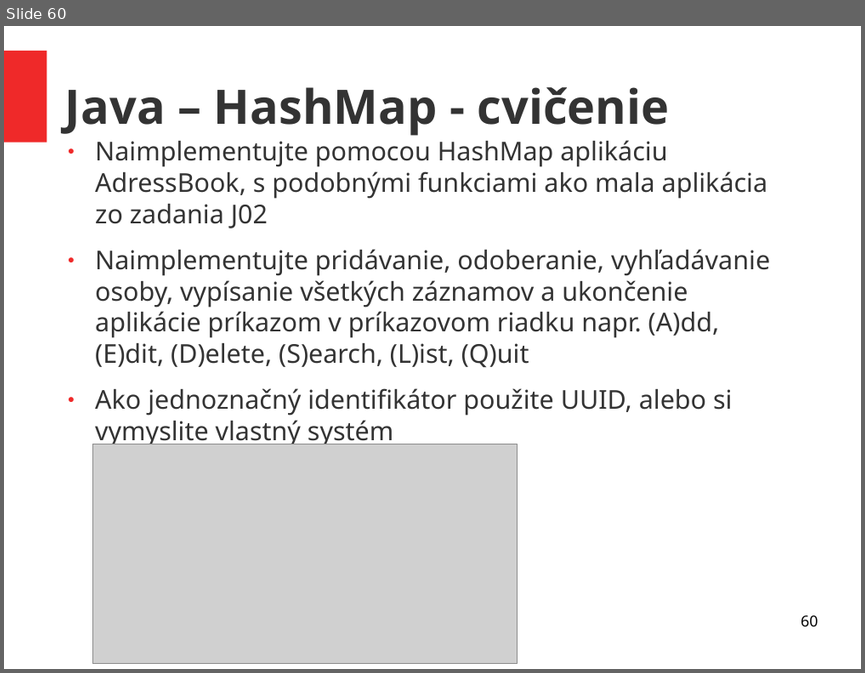
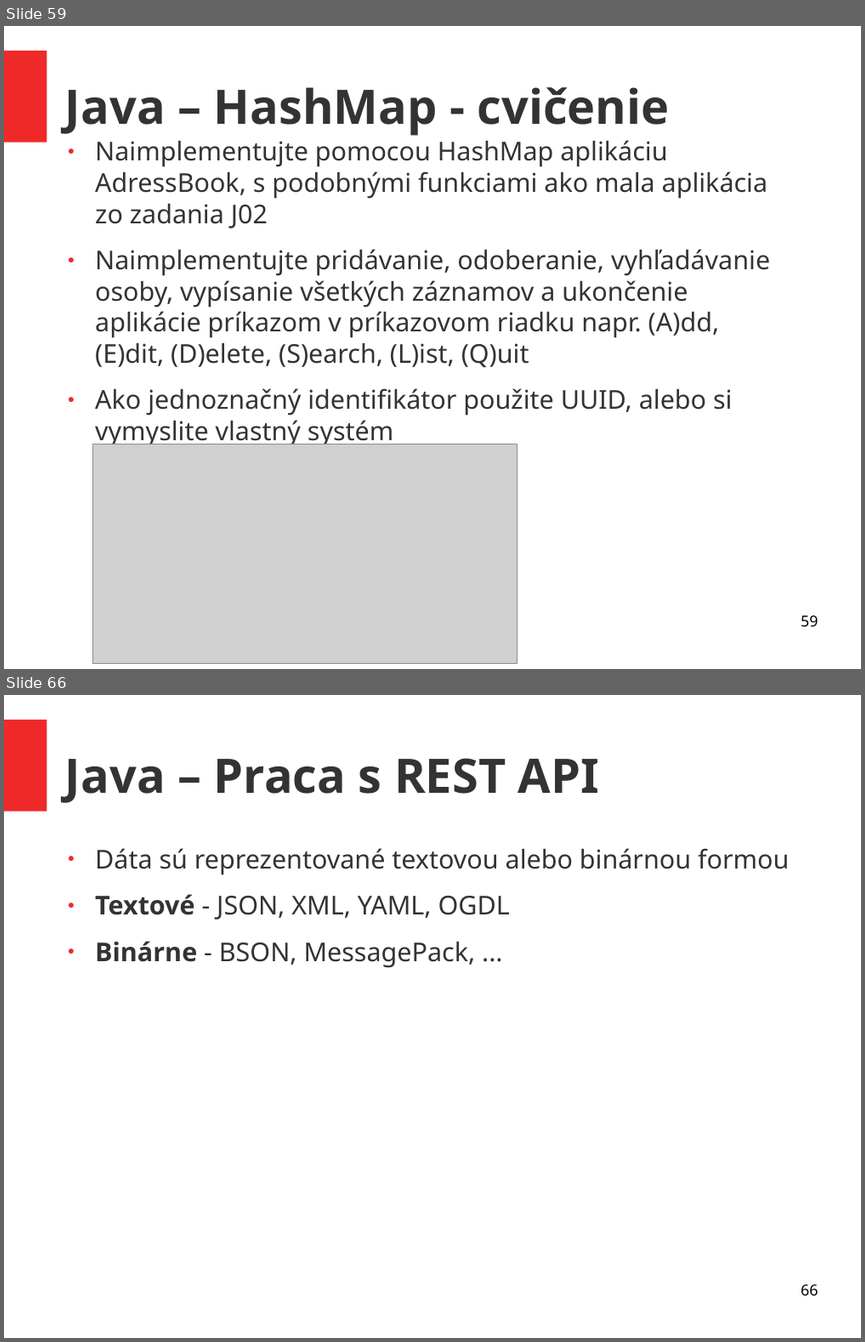
Before and after one commit to ukf-michalkohutek/prezentacia, a slide deck: seminar2.odp. Shown one above the other, each under a label of ours: slide 60 before the commit, slides 59 and 66 after it; the slides between them are not shown. The pictures are 865x673 and 865x1342 pixels, drawn with LibreOffice and Linux fonts; fonts in the diff are those of the drawing; grey boxes stand for pictures. Boxes give left, top, right and bottom in pixels: in the first picture for what was removed or moved away, otherwise in the second. Text is boxed around its words. In the diff, an @@ line names an element or a change of style, - is before the commit and + after.

Commit message:
rekurzia + REST API

```diff
--- a/seminar2.odp
+++ b/seminar2.odp
@@ slide 66 added at box(4, 695, 861, 1338), background #FFFFFF; not listed: 1 template element that a slide beside it also shows @@
@@ title added at box(65, 758, 599, 803), 44 pt, text #333333, bold @@
+Java – Praca s REST API
@@ text added at box(95, 848, 789, 968), 24 pt, text #333333 @@
+● Dáta sú reprezentované textovou alebo binárnou formou
+● Textové - JSON, XML, YAML, OGDL
+● Binárne - BSON, MessagePack, ...
@@ page number added at box(800, 1284, 817, 1296), 14 pt, text #000000 @@
+66
@@ what was slide 60 is now slide 59 @@
@@ page number at box(800, 615, 817, 627): text changed @@
-60
+59
```
Also in this commit, not shown: 1 slide changed, 10 other slides added, 1 slide removed, 1 other file.
